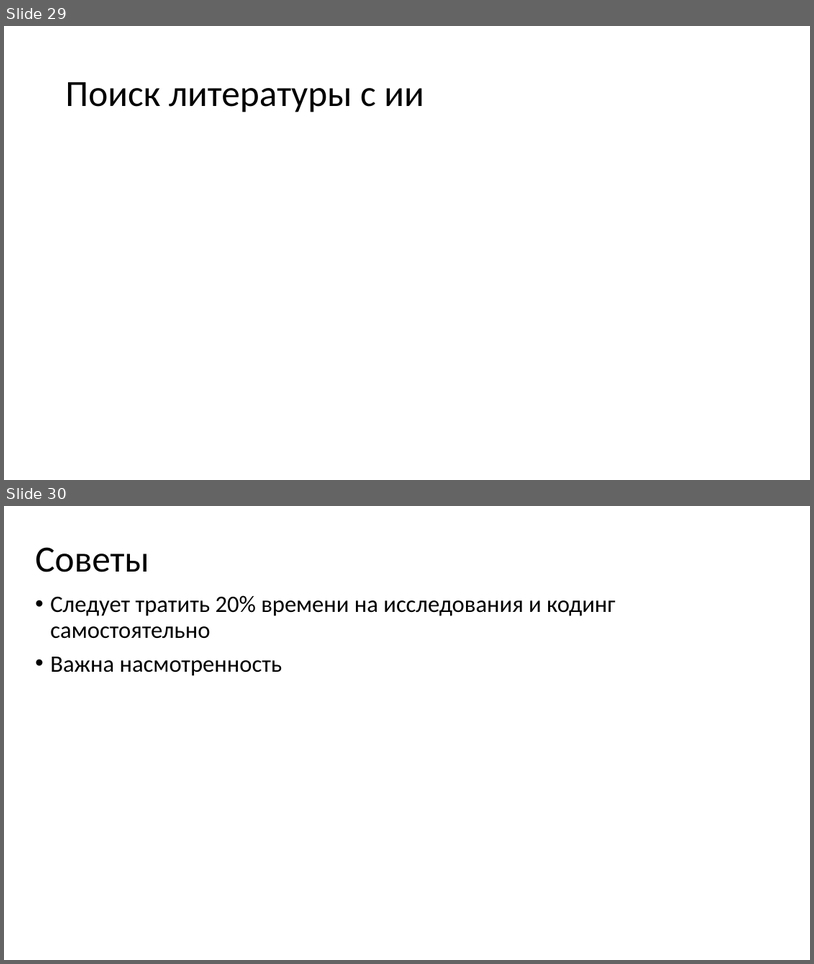
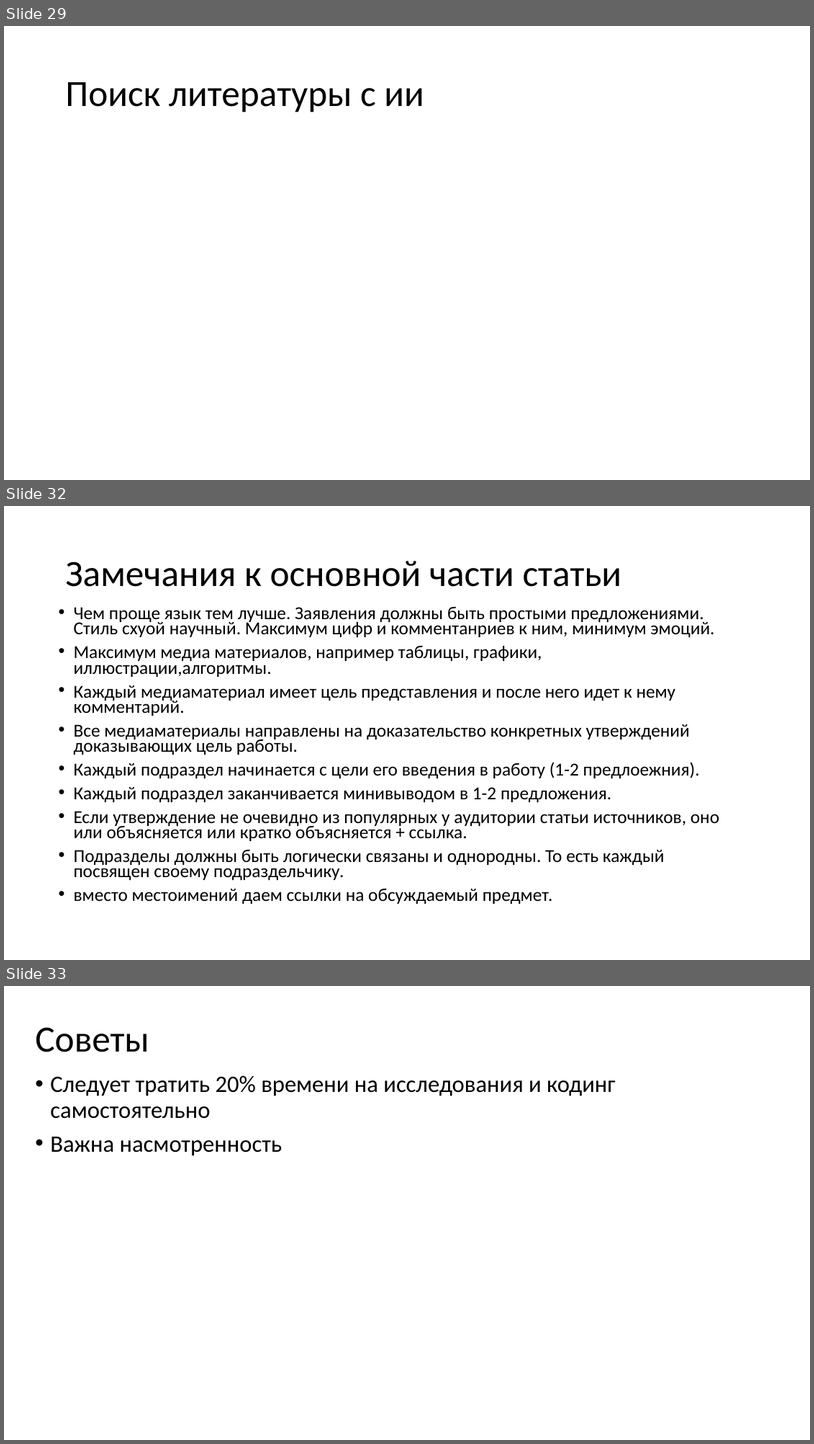
Before and after one commit to MVRonkin/MLSystemDesignCourse, a slide deck: 2026/agentic work.pptx. Shown one above the other, each under a label of ours: slides 29 and 30 before the commit, slides 29, 32 and 33 after it; the slides between them are not shown. The pictures are 814x964 and 814x1444 pixels, drawn with LibreOffice and Linux fonts; fonts in the diff are those of the drawing. Boxes give left, top, right and bottom in pixels: in the first picture for what was removed or moved away, otherwise in the second. Text is boxed around its words. In the diff, an @@ line names an element or a change of style, - is before the commit and + after.

```diff
--- a/2026/agentic work.pptx
+++ b/2026/agentic work.pptx
@@ slide 32 added at <box>4,506,810,960</box>, background #FFFFFF @@
@@ title added at <box>65,561,622,587</box>, 44 pt, text #000000 @@
+Замечания к основной части статьи
@@ text added at <box>74,607,720,903</box>, 21.7 pt, text #000000 @@
+• Чем проще язык тем лучше. Заявления должны быть простыми предложениями. Стиль схуой научный. Максимум цифр и комментанриев к ним, минимум эмоций.
+• Максимум медиа материалов, например таблицы, графики, иллюстрации,алгоритмы.
+• Каждый медиаматериал имеет цель представления и после него идет к нему комментарий.
+• Все медиаматериалы направлены на доказательство конкретных утверждений доказывающих цель работы.
+• Каждый подраздел начинается с цели его введения в работу (1-2 предлоежния).
+• Каждый подраздел заканчивается минивыводом в 1-2 предложения.
+• Если утверждение не очевидно из популярных у аудитории статьи источников, оно или объясняется или кратко объясняется + ссылка.
+• Подразделы должны быть логически связаны и однородны. То есть каждый посвящен своему подраздельчику.
+• вместо местоимений даем ссылки на обсуждаемый предмет.
@@ what was slide 30 is now slide 33 @@
```
Also in this commit, not shown: 2 slides changed, 3 other slides added, 1 other file.
